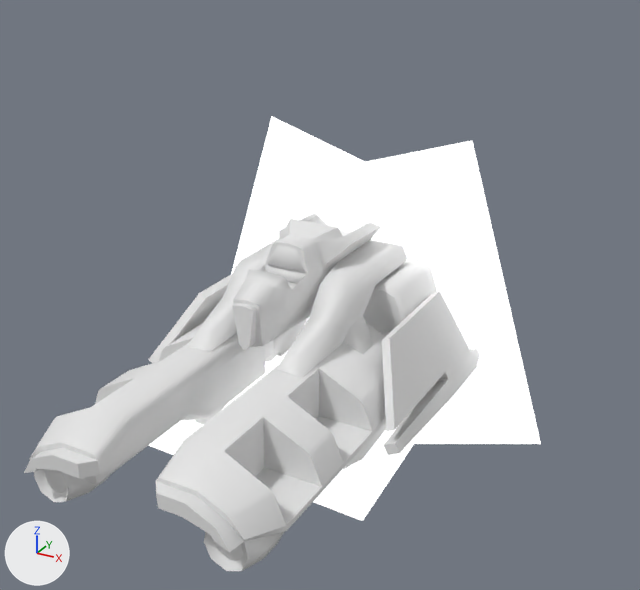
Two versions of the glTF model docs/base/@vl2/shapes.vl2/shapes/vehicle_air_hapc.glb, one commit apart.
Before and after are seen from a 50 mm camera at (14.9, -25.2, 13.7) aimed at (-1.4, 4.5, -1.1). Arrows for +X, +Y and +Z are at lower left; the lights stay in place. The first picture is the older version.

Names of what the first picture shows: 'ArmL', 'ArmR', 'Carriage', 'EngineL', 'FlareLBB', 'FlareLMB', 'FlareRBB', 'FlareRMB', 'Fuselage', 'ShoulderL', 'ShoulderR', 'ThrusterBR', 'WingL', 'WingR' and 1 more.
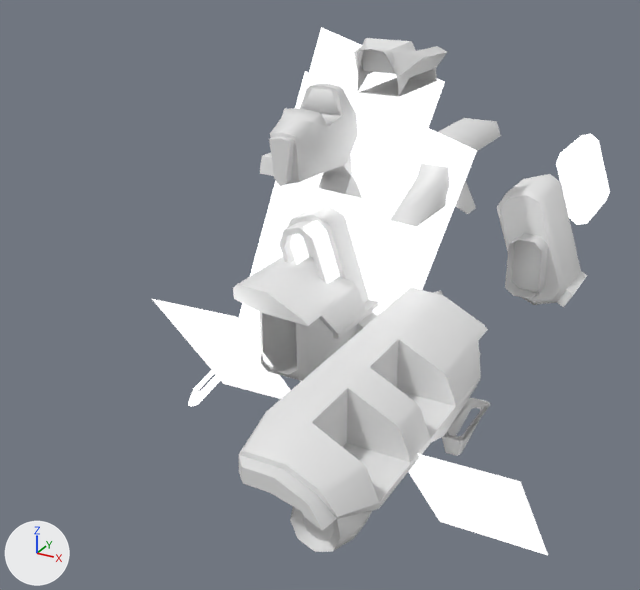
Changed parts and their boxes [x1, y1, x2, y2] in the pictures (640 x 590 px):
'ArmL', moved
    before: [156, 324, 386, 571]
    after: [239, 287, 488, 552]
'FlareLMB', moved, turned
    before: [312, 140, 541, 444]
    after: [239, 71, 477, 349]
'ArmR', moved, turned
    before: [24, 323, 265, 502]
    after: [233, 256, 378, 381]
'FlareRMB', moved
    before: [231, 116, 420, 357]
    after: [309, 27, 445, 128]
'Fuselage', moved
    before: [232, 239, 324, 351]
    after: [269, 83, 358, 187]
'EngineL', moved
    before: [363, 259, 437, 337]
    after: [497, 174, 588, 307]
'ShoulderL', moved
    before: [276, 240, 408, 378]
    after: [390, 118, 501, 227]
'FlareLBB', moved, turned
    before: [313, 422, 429, 521]
    after: [408, 453, 548, 555]
'FlareRBB', moved, turned (mostly hidden before)
    before: [148, 356, 284, 455]
    after: [152, 299, 291, 399]
'Carriage', moved
    before: [279, 213, 381, 279]
    after: [354, 38, 447, 97]
'ShoulderR', moved, turned
    before: [188, 238, 280, 352]
    after: [260, 152, 362, 198]
'JetTrailL', moved (not visible before)
    after: [556, 134, 610, 225]
'JetTrailLB', moved (not visible before)
    after: [556, 143, 610, 224]
'WingR', moved, turned (not visible afterwards)
    before: [148, 273, 233, 363]
'ThrusterBL', moved (not visible before)
    after: [442, 398, 491, 456]
'ThrusterBR', moved, turned (not visible afterwards)
    before: [195, 403, 228, 425]
'WingL', unchanged, covered by the edit
    before: [382, 291, 480, 455]
    after: [433, 290, 481, 356]
'EngineR', unchanged, uncovered by the edit
    before: [265, 319, 307, 362]
    after: [279, 206, 377, 334]

The change in detail:
Object 'Fuselage' (ob_fuselage) moves from (0.0, 0.0, 0.0) to (0.0, 2.51, 5.0).
Object 'ThrusterBL' (ob_thrusterbl) moves from (0.0, 0.0, 0.0) to (2.96, 3.16, -0.36).
Object 'ThrusterBR' (ob_thrusterbr) moves from (0.0, 0.0, 0.0) to (-2.96, 2.96, -0.36).
Object 'ThrusterBR' (ob_thrusterbr) turns from (0, 0, 0) to (0, 0, 180) degrees about x, y and z.
Object 'WingR' (ob_wingr) moves from (0.0, 0.0, 0.0) to (0.0, -0.1, 0.0).
Object 'WingR' (ob_wingr) turns from (0, 0, 0) to (0, 0, 180) degrees about x, y and z.
Object 'ShoulderL' (ob_shoulderl) moves from (0.0, 0.0, 0.0) to (1.96, 4.31, 4.16).
Object 'ArmL' (ob_arml) moves from (0.0, 0.0, 0.0) to (2.74, 0.13, 1.68).
Object 'Carriage' (ob_carriage) moves from (0.0, 0.0, 0.0) to (0.0, 6.0, 5.73).
Object 'ArmR' (ob_armr) moves from (0.0, 0.0, 0.0) to (-2.74, -0.07, 1.68).
Object 'ArmR' (ob_armr) turns from (0, 0, 0) to (0, 0, 180) degrees about x, y and z.
Object 'ShoulderR' (ob_shoulderr) moves from (0.0, 0.0, 0.0) to (-1.96, 4.11, 4.16).
Object 'ShoulderR' (ob_shoulderr) turns from (0, 0, 0) to (0, 0, 180) degrees about x, y and z.
Object 'EngineL' (ob_enginel) moves from (0.0, 0.0, 0.0) to (3.04, 7.17, 2.1).
Object 'JetTrailL' (ob_jettraill) moves from (0.0, 0.0, 0.0) to (2.84, 11.48, 2.34).
Object 'JetTrailLB' (ob_jettraillb) moves from (0.0, 0.0, 0.0) to (2.84, 11.48, 2.34).
Object 'FlareLBB' (ob_flarelbb) moves from (0.0, 0.0, 0.0) to (5.37, 0.35, -1.68).
Object 'FlareLBB' (ob_flarelbb) turns from (0, 0, 0) to (-65, 0, 0) degrees about x, y and z.
Object 'FlareRBB' (ob_flarerbb) moves from (0.0, 0.0, 0.0) to (0.6, 3.12, -0.55).
Object 'FlareRBB' (ob_flarerbb) turns from (0, 0, 0) to (-65, 0, 0) degrees about x, y and z.
Object 'FlareRMB' (ob_flarermb) moves from (0.0, 0.0, 0.0) to (-2.84, 9.41, 2.34).
Object 'FlareLMB' (ob_flarelmb) moves from (0.0, 0.0, 0.0) to (2.84, 9.21, 2.34).
Object 'FlareLMB' (ob_flarelmb) turns from (0, 0, 0) to (0, 0, 180) degrees about x, y and z.
